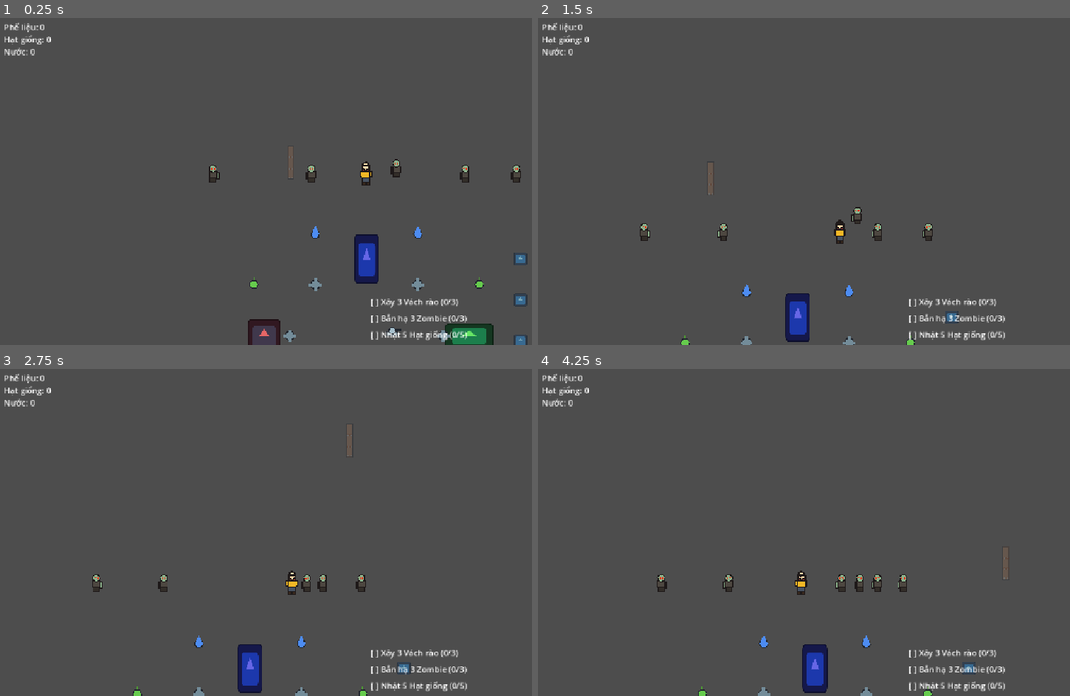
Above: before the commit, frames 1-4 (two rows, left to right).
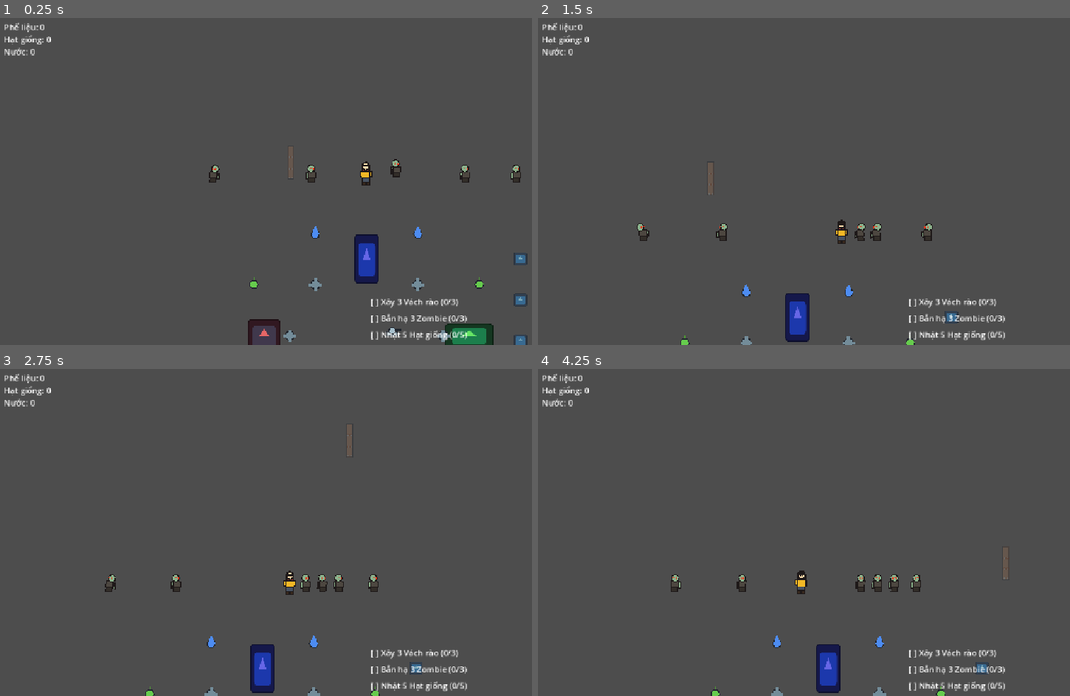
Above: after the commit, the same moments.

Repository: vuphamhocvienmatma/insomnia-dark-war
Game: Godot game, scene res://scenes/test_level.tscn
Same seed, same stepped clock (60 frames per second), same inputs: the game is played once before the commit and once after it. This scene is started directly instead of the project's main scene. The engine's default icon, where the game draws it, is replaced by a stand-in: a white triangle on a blue panel in a dark square.
Inputs (mouse positions are in pixels of both pictures, inside the frame that each line leads up to):
- Up to frame 1 (0.25 s): no input
- Up to frame 2 (1.5 s): move the mouse to (958, 161) at 0.52 s; press the mouse at (958, 161) at 0.53 s; hold Right (ui_right) 0.53-1.28 s; move the mouse to (708, 194) at 1.27 s; release the mouse at (708, 194) at 1.28 s; hold S (ui_down) from 1.28 s (still down); tap E (interact) at 1.35 s
- Up to frame 3 (2.75 s): move the mouse to (351, 457) at 2.02 s; release S (ui_down) at 2.03 s; hold Right (ui_right) from 2.03 s (still down); hold C (toggle_crafting) from 2.03 s (still down)
- Up to frame 4 (4.25 s): move the mouse to (798, 597) at 2.77 s; release Right (ui_right) at 2.78 s; release C (toggle_crafting) at 2.78 s; hold W (ui_up) 2.78-3.53 s; click (798, 597) at 2.85 s; move the mouse to (1006, 578) at 3.52 s; hold Left (ui_left) from 3.53 s (still down); hold E (interact) from 3.53 s (still down)

The runs differ from the first frame. In frame 1, 0.1% of the frame differs, in the area x 39-98%, y 43-50%; in frame 2, 0.5%; in frame 3, 2.1%; in frame 4, 2.2%, in the area x 22-85%, y 61-100%.

Commit message:
feat: phase 18 animation juice (walk bob, zombie sway, craft FX + sfx)

Diff:
--- a/insomnia-in-the-dark-war/scripts/art_player.gd
+++ b/insomnia-in-the-dark-war/scripts/art_player.gd
@@ -8,7 +8,25 @@
 const SKIN := Color(1.0, 0.87, 0.68)
 const HAIR := Color(0.14, 0.11, 0.10)
 
+var _walk_bob: float = 0.0
+
+
+func _process(delta: float) -> void:
+	var vx: float = 0.0
+	var p := get_parent()
+	if p != null and "velocity" in p:
+		var v: Vector2 = p.get("velocity")
+		vx = v.x
+	if vx != 0.0:
+		_walk_bob += delta * 8.0
+	else:
+		_walk_bob = 0.0
+	queue_redraw()
+
+
 func _draw() -> void:
+	var bob_offset: float = sin(_walk_bob) * 2.0
+	draw_set_transform(Vector2(0.0, bob_offset), 0.0, Vector2.ONE)
 	_draw_boots()
 	_draw_pants()
 	_draw_sweater()
@@ -33,8 +51,10 @@
 	var body := Rect2(-8.0, -22.0, 16.0, 14.0)
 	draw_rect(body, SWEATER)
 	_draw_rect_outline(body, OUTLINE)
-	var left_arm := Rect2(-11.0, -20.0, 3.0, 10.0)
-	var right_arm := Rect2(8.0, -20.0, 3.0, 10.0)
+	var left_swing: float = sin(_walk_bob + PI) * 2.0
+	var right_swing: float = sin(_walk_bob) * 2.0
+	var left_arm := Rect2(-11.0, -20.0 + left_swing, 3.0, 10.0)
+	var right_arm := Rect2(8.0, -20.0 + right_swing, 3.0, 10.0)
 	draw_rect(left_arm, SWEATER)
 	draw_rect(right_arm, SWEATER)
 	_draw_rect_outline(left_arm, OUTLINE)
--- a/insomnia-in-the-dark-war/scripts/art_zombie.gd
+++ b/insomnia-in-the-dark-war/scripts/art_zombie.gd
@@ -5,6 +5,19 @@
 const BODY := Color(0.30, 0.28, 0.25)
 const PANTS := Color(0.20, 0.18, 0.16)
 const EYE := Color(0.9, 0.2, 0.1)
+
+var _sway: float = 0.0
+var _sway_offset: float = 0.0
+
+
+func _process(delta: float) -> void:
+	_sway += delta * 3.0
+	_sway_offset = sin(_sway) * 4.0
+	var pn := get_parent() as Node2D
+	if pn != null:
+		pn.rotation = sin(_sway) * 0.1
+	queue_redraw()
+
 
 func _draw() -> void:
 	_draw_body()
@@ -23,7 +36,7 @@
 	_draw_rect_outline(pants, OUTLINE)
 
 func _draw_head() -> void:
-	var head_pos := Vector2(0.0, -26.0)
+	var head_pos := Vector2(_sway_offset, -26.0)
 	draw_circle(head_pos, 7.0, SKIN)
 	_draw_circle_outline(head_pos, 7.0, OUTLINE)
 	draw_circle(Vector2(-2.0, -26.0), 1.5, EYE)
--- a/insomnia-in-the-dark-war/scripts/crafting_ui.gd
+++ b/insomnia-in-the-dark-war/scripts/crafting_ui.gd
@@ -9,6 +9,7 @@
 var panel: Panel
 var buttons: Array[Button] = []
 var cat_toy_done: bool = false
+var craft_sound: AudioStreamPlayer
 
 
 func _ready() -> void:
@@ -28,6 +29,11 @@
 	GameState.scrap_changed.connect(_on_resource_changed)
 	GameState.seeds_changed.connect(_on_resource_changed)
 	GameState.water_changed.connect(_on_resource_changed)
+	craft_sound = AudioStreamPlayer.new()
+	add_child(craft_sound)
+	var sfx := load("res://assets/sfx/craft_success.ogg") as AudioStream
+	if sfx != null:
+		craft_sound.stream = sfx
 
 
 func _unhandled_input(event: InputEvent) -> void:
@@ -104,4 +110,33 @@
 				cat.set("loot_cooldown", 4.0)
 				cat_toy_done = true
 				print("Mèo có đồ chơi, chăm nhặt hơn!")
+	_spawn_craft_fx(i)
 	_refresh()
+
+
+func _spawn_craft_fx(i: int) -> void:
+	var btn: Button = buttons[i]
+	var particles := GPUParticles2D.new()
+	particles.global_position = btn.global_position
+	add_child(particles)
+	particles.amount = 20
+	particles.lifetime = 0.8
+	particles.one_shot = true
+	var mat := ParticleProcessMaterial.new()
+	mat.color = Color(1.0, 1.0, 0.0, 1.0)
+	mat.gravity = Vector3(0.0, 100.0, 0.0)
+	mat.direction = Vector3(0.0, -1.0, 0.0)
+	mat.spread = 45.0
+	mat.initial_velocity_min = 30.0
+	mat.initial_velocity_max = 80.0
+	mat.scale_min = 0.0
+	mat.scale_max = 0.5
+	particles.process_material = mat
+	particles.emitting = true
+	btn.modulate = Color(1.0, 1.0, 0.5, 1.0)
+	var tw := create_tween()
+	tw.tween_property(btn, "modulate", Color.WHITE, 0.2)
+	if craft_sound != null and craft_sound.stream != null:
+		craft_sound.play()
+	await get_tree().create_timer(1.0).timeout
+	particles.queue_free()
